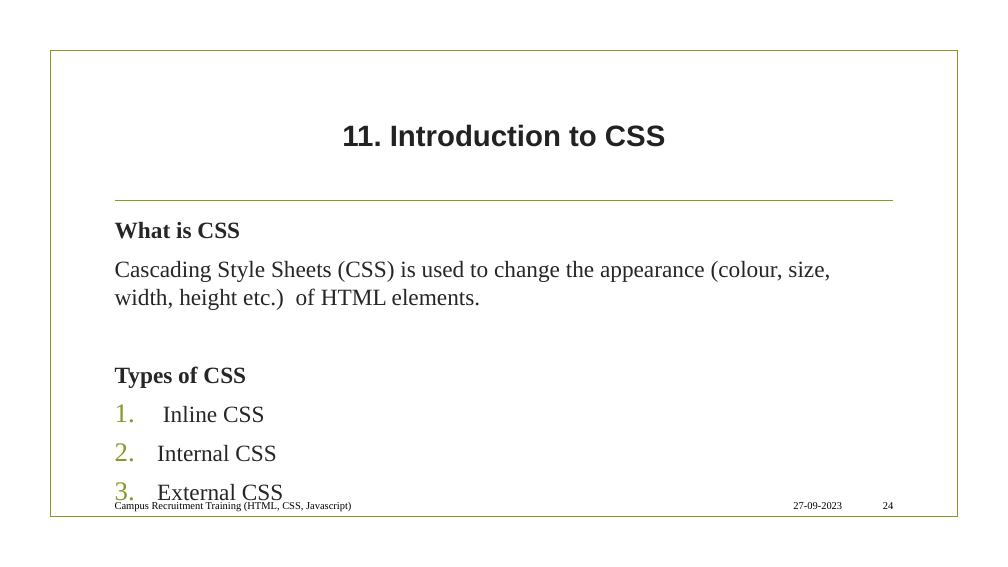
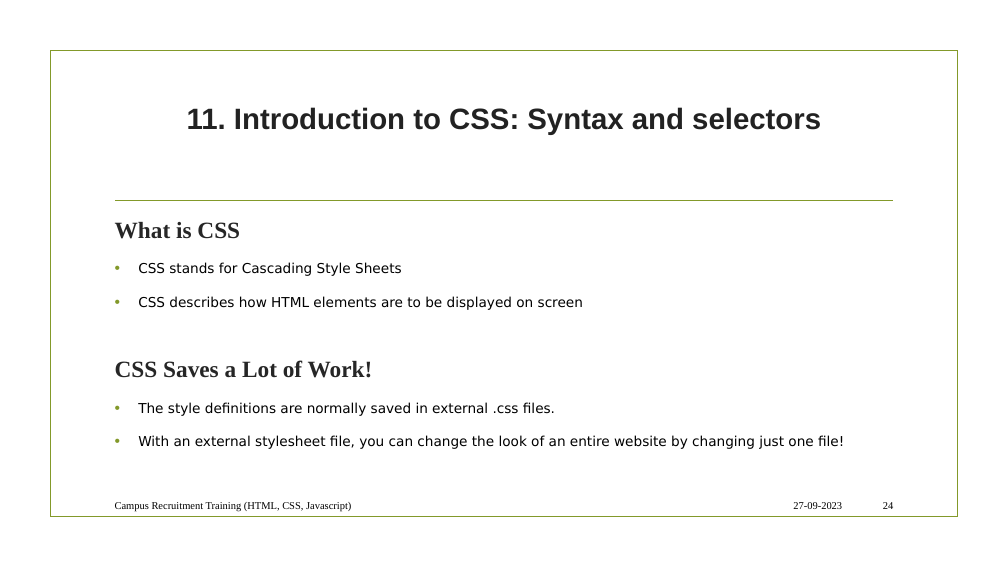
Before and after one commit to dayanandyadav205/CRT, a slide deck: slide 24 of ppt/CRT (PPT).pptx. Drawn at 1008x567 pixels with LibreOffice and Linux fonts; fonts in the diff are those of the drawing; background and template pictures are left out. Boxes give left, top, right and bottom in pixels: in the first picture for what was removed or moved away, otherwise in the second. Text is boxed around its words. In the diff, an @@ line names an element or a change of style, - is before the commit and + after.

```diff
--- a/ppt/CRT (PPT).pptx
+++ b/ppt/CRT (PPT).pptx
@@ title at box(187, 107, 821, 135): text changed @@
-11. Introduction to CSS
+11. Introduction to CSS: Syntax and selectors
@@ text at box(115, 262, 844, 449): text changed; size 22.2 to 12.9 pt; font Times New Roman to DejaVu Sans; text colour #262626 to #000000 @@
-Cascading Style Sheets (CSS) is used to change the appearance (colour, size, width, height etc.) of HTML elements.
-Types of CSS
-1. Inline CSS
-2. Internal CSS
-3. External CSS
+• CSS stands for Cascading Style Sheets
+• CSS describes how HTML elements are to be displayed on screen
+CSS Saves a Lot of Work!
+• The style definitions are normally saved in external .css files.
+• With an external stylesheet file, you can change the look of an entire website by changing just one file!
```
Also in this commit, not shown: 3 other slides changed, 1 other file.
